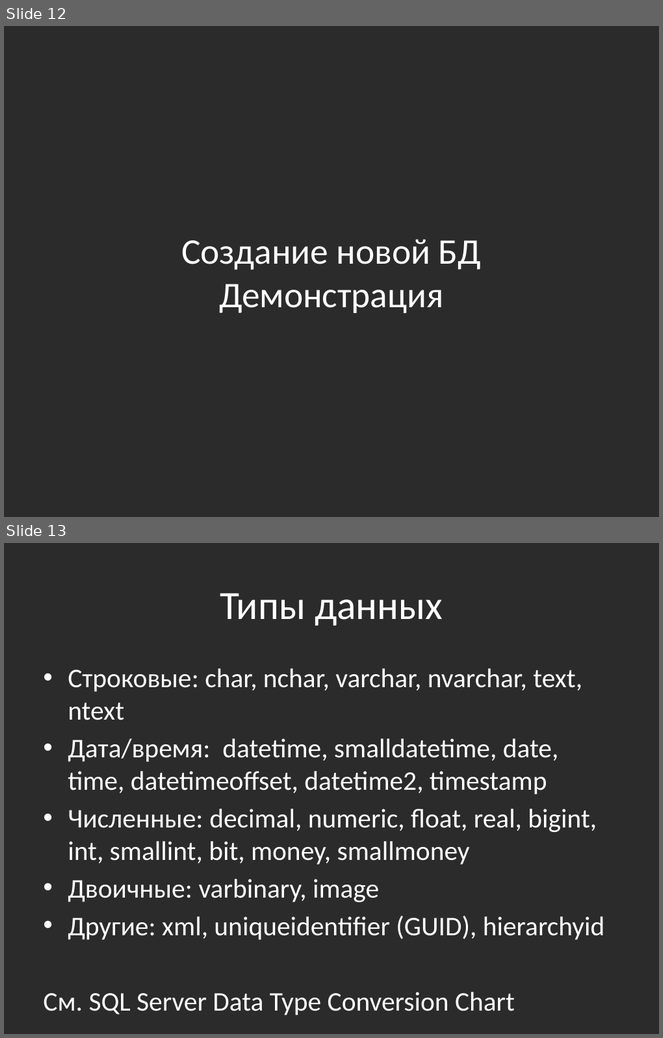
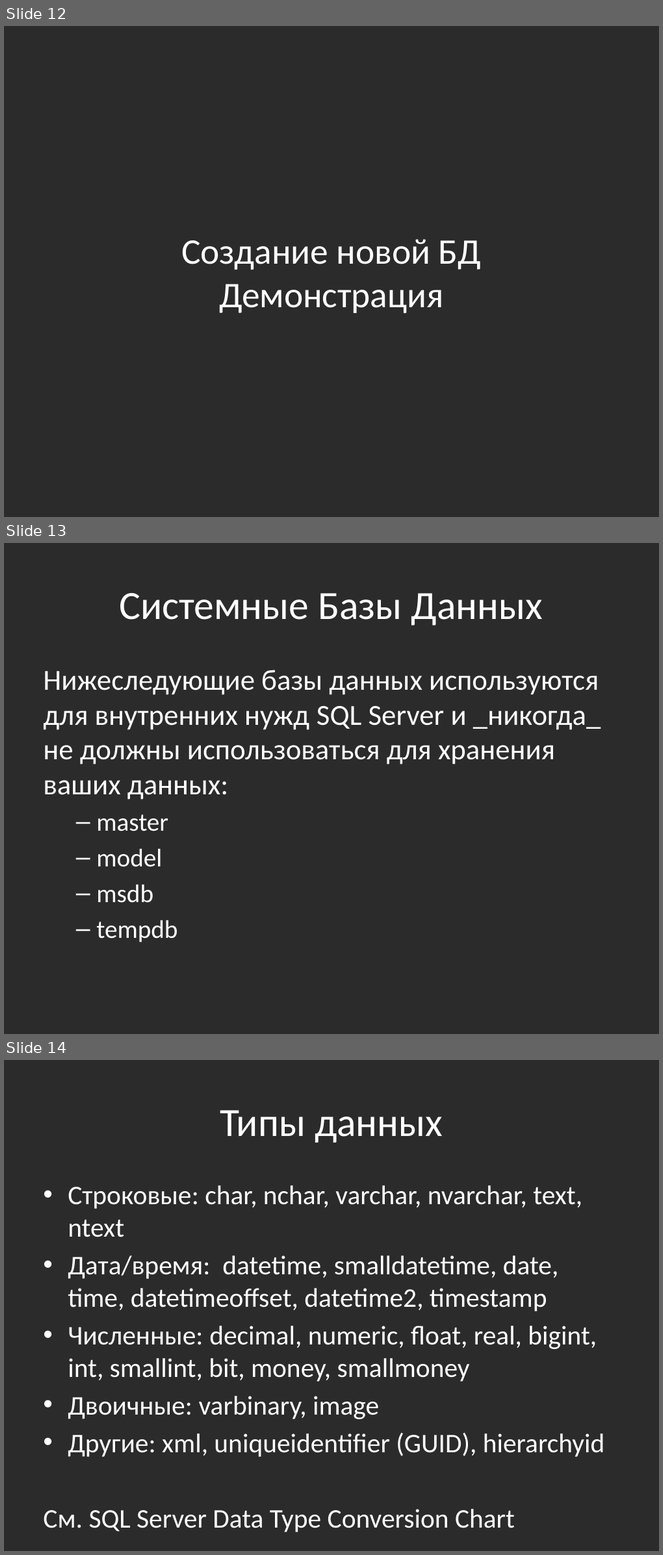
Before and after one commit to bazile/Training, a slide deck: Presentation/lesson-09.pptx. Shown one above the other, each under a label of ours: slides 12 and 13 before the commit, slides 12, 13 and 14 after it. The pictures are 663x1038 and 663x1555 pixels, drawn with LibreOffice and Linux fonts; fonts in the diff are those of the drawing; background and template pictures are left out; a plain dark background stands for a picture behind light text. Boxes give left, top, right and bottom in pixels: in the first picture for what was removed or moved away, otherwise in the second. Text is boxed around its words. In the diff, an @@ line names an element or a change of style, - is before the commit and + after.

Commit message:
Updated T-SQL presentation (#9)

```diff
--- a/Presentation/lesson-09.pptx
+++ b/Presentation/lesson-09.pptx
@@ slide 13 added at bbox=[4, 543, 659, 1034], background picture (left out) @@
@@ title added at bbox=[120, 593, 544, 626], 44 pt, text #FFFFFF @@
+Системные Базы Данных
@@ text added at bbox=[43, 670, 601, 943], 32 pt, text #FFFFFF @@
+Нижеследующие базы данных используются для внутренних нужд SQL Server и _никогда_ не должны использоваться для хранения ваших данных:
+  – master
+  – model
+  – msdb
+  – tempdb
@@ what was slide 13 is now slide 14 @@
```
